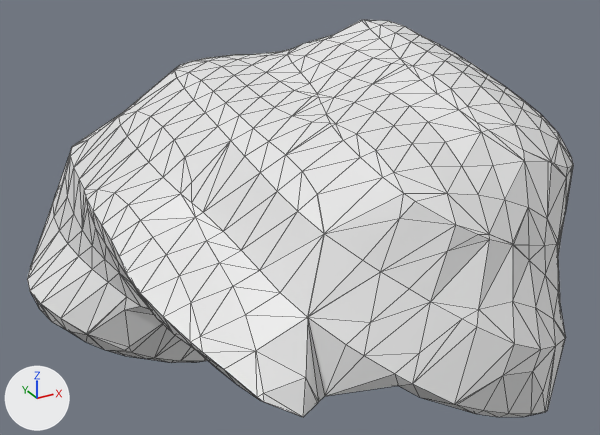
One commit to the OBJ model src/wormguides/model/obj_files/ABprpapppap_t360.obj: the scene before it, then after it.
Camera for both pictures: a camera (50 mm lens) standing at (175.3, -125.9, 274.1) and looking at (201.8, -77.8, 250.0). The axes (+X, +Y, +Z) are drawn at lower left. The lights are the same throughout. Mesh edges are drawn as thin lines. Where no turn or scale is listed for an object, it has been applied to the vertices.

Script lines for the objects in view, before the commit:
```python
me_abprpapppap_t360 = bpy.data.meshes.new('ABprpapppap_t360')
me_abprpapppap_t360.from_pydata(...)  # 788 vertices, 1572 faces; spans x 184.1..216.0, y -99.2..-54.4, z 237.2..263.2
ob_abprpapppap_t360 = bpy.data.objects.new('ABprpapppap_t360', me_abprpapppap_t360)
ob_abprpapppap_t360.location = (0.0, 0.0, 0.0)
```
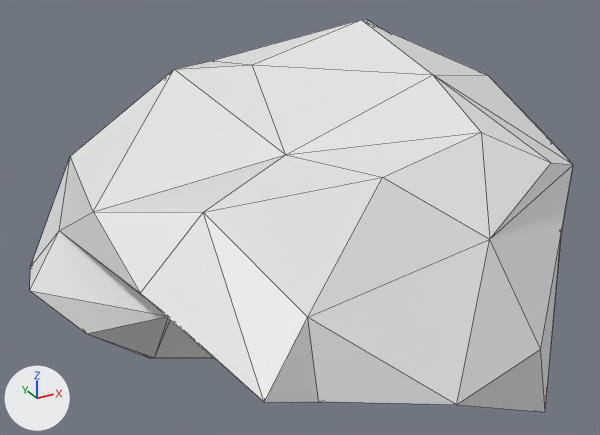
What differs and where, as boxes [x1, y1, x2, y2] in the pictures (600 x 435 px):
'ABprpapppap_t360', reshaped: before [27, 20, 573, 417]; after [30, 20, 573, 412]
part 1 of me_abprpapppap_t360, deleted: before [27, 20, 573, 417]

Patch to the scene script:
```diff
--- a/src/wormguides/model/obj_files/ABprpapppap_t360.obj.py
+++ b/src/wormguides/model/obj_files/ABprpapppap_t360.obj.py
@@ me_abprpapppap_t360 @@
 # used by ob_abprpapppap_t360; location = (0.0, 0.0, 0.0)
-me_abprpapppap_t360.from_pydata(...)  # 788 vertices, 1572 faces; spans x 184.1..216.0, y -99.2..-54.4, z 237.2..263.2
+me_abprpapppap_t360.from_pydata(...)  # 60 vertices, 116 faces; spans x 184.1..215.7, y -99.1..-54.6, z 237.7..263.1
+# me_abprpapppap_t360 part 1: 728 vertices removed from x 184.4..216.0, y -99.2..-54.4, z 237.2..263.2
```
